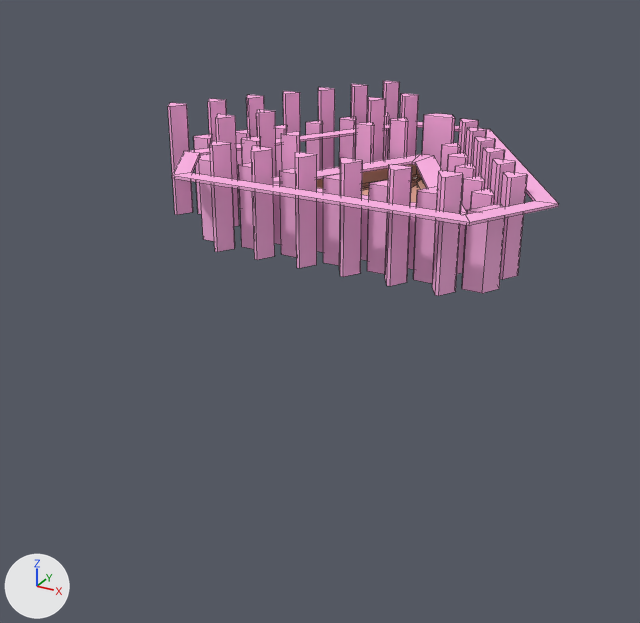
The Blender file assets/lvl/Qualia.blend: old version first, new version second.
The view is the same before and after, from a 50 mm lens placed at (134.0, -287.0, 105.0), pointed at (-27.0, 5.0, -41.0). Arrows for +X, +Y and +Z are at lower left; the lights stay in place. Mesh edges are drawn as thin lines.
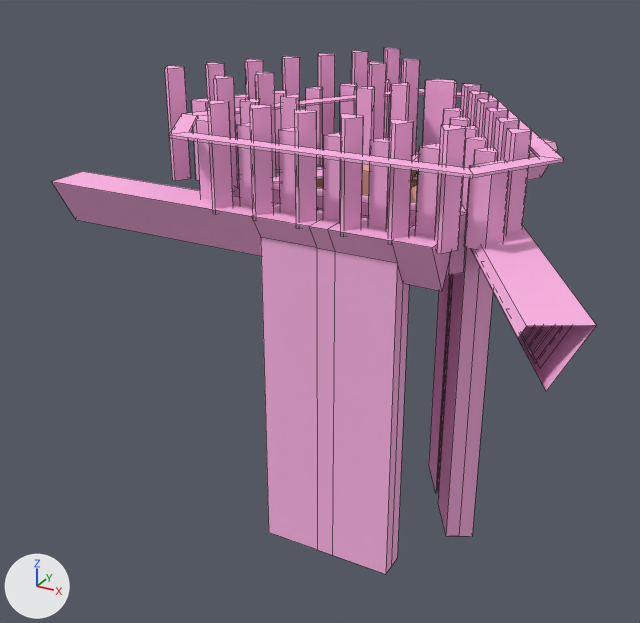
Where the newer file only moved an object's origin or applied its transform, the numbers keep the older frame.

Boxes (x1, y1, x2, y2) around the edits, measured in the pictures (640 x 623 px):
```json
{"object": "Cube.003_proxy.001", "change": "added", "after": [51, 171, 452, 574], "on screen": "pink"}
{"object": "Cube.003", "change": "moved", "before": [172, 141, 470, 296], "after": [169, 100, 473, 254]}
{"object": "Cube.001", "change": "moved", "before": [168, 81, 489, 226], "after": [165, 48, 492, 191]}
{"object": "Cube.003_proxy.000", "change": "added", "after": [429, 202, 597, 537], "on screen": "pink"}
{"object": "Cube.005", "change": "moved", "before": [441, 119, 559, 293], "after": [443, 84, 564, 250]}
{"object": "Cube", "change": "reshaped", "before": [273, 154, 467, 274], "after": [273, 154, 467, 276]}
{"object": "mountain.001_proxy.000", "change": "added", "after": [436, 275, 572, 495]}
{"object": "Cube.003_proxy.002", "change": "added", "after": [233, 138, 558, 197]}
```

The change, as JSON lines over the scene's bpy script:
```json
{"block": "me_cube", "where": "# used by ob_cube; location = (0.0, 10.4, 7.5)"}
{"op": "remove", "block": "me_cube", "code": "me_cube.from_pydata(...)  # 180 vertices, 160 faces; spans x -42.3..42.3, y -36.6..36.6, z -12.5..10.2"}
{"op": "add", "block": "me_cube", "code": "me_cube.from_pydata(...)  # 293 vertices, 207 faces; spans x -42.3..42.3, y -39.3..36.6, z -12.5..15.6"}
{"block": "me_cube", "change": "me_cube part 1"}
{"block": "me_cube", "change": "4 vertices are removed from x -39.1..39.1, y -36.6..36.6, z -10.2"}
{"block": "me_cube", "change": "21 faces are deleted"}
{"block": "me_cube", "change": "6 vertices in x -11.2..11.2, y -17.3..2.0, z 5.6 move by (0.0, 0.0, 10.0)"}
{"block": "me_cube", "change": "1 vertex moves within x 42.3, y -31.2, z -10.2"}
{"block": "me_cube", "change": "91 vertices are added at x -39.2..39.2, y -36.6..36.6, z -10.2..10.2"}
{"block": "me_cube", "change": "6 new vertices lie (0.0, 0.0, -6.8) away from vertices in x -42.3..42.3, y -36.6..36.6, z 10.2"}
{"block": "me_cube", "change": "6 new vertices lie (0.0, 0.0, 15.6) away from vertices in x -10.2..10.2, y -16.5..1.2, z -1.0"}
{"block": "me_cube", "change": "32 new faces join them, mat_accessible (beige #e2a492)"}
{"block": "me_cube", "change": "28 new faces join them, mat_inaccessible (pink #ffb6e7)"}
{"op": "add", "block": "me_cube_004", "code": ["me_cube_004 = bpy.data.meshes.new('Cube.004')", "me_cube_004.from_pydata(...)  # 46 vertices, 32 faces; spans x -11.0..9.0, y -57.0..101.0, z -67.0..67.0", "me_cube_004.materials.append(mat_inaccessible)  # pink #ffb6e7"]}
{"op": "add", "block": "me_cube_009", "code": ["me_cube_009 = bpy.data.meshes.new('Cube.009')", "me_cube_009.from_pydata(...)  # 296 vertices, 268 faces; spans x -93.3..50.4, y -24.4..39.7, z -110.7..22.2", "me_cube_009.materials.append(mat_inaccessible)  # pink #ffb6e7"]}
{"op": "add", "block": "me_cube_012", "code": ["me_cube_012 = bpy.data.meshes.new('Cube.012')", "me_cube_012.from_pydata(...)  # 46 vertices, 31 faces; spans x -11.0..9.0, y -57.0..101.0, z -67.0..67.0", "me_cube_012.materials.append(mat_inaccessible)  # pink #ffb6e7"]}
{"op": "set", "path": "ob_cube_003.location", "old": "(-8.8, -36.0, 20.3)", "new": "(-8.8, -36.0, 34.3)"}
{"op": "set", "path": "ob_cube_001.location", "old": "(-24.6, 24.0, 22.8)", "new": "(-24.6, 24.0, 36.8)"}
{"op": "set", "path": "ob_cube_005.location", "old": "(39.3, 10.4, 18.3)", "new": "(39.3, 10.4, 32.3)"}
{"op": "add", "block": "ob_cube_003_proxy_002", "code": ["ob_cube_003_proxy_002 = bpy.data.objects.new('Cube.003_proxy.002', me_cube_004)", "ob_cube_003_proxy_002.location = (-21.6, 31.5, -54.2)", "ob_cube_003_proxy_002.rotation_euler = (0.0, 0.0, -0.524)  # degrees (0, 0, -30)"]}
{"op": "add", "block": "ob_cube_003_proxy_000", "code": ["ob_cube_003_proxy_000 = bpy.data.objects.new('Cube.003_proxy.000', me_cube_004.copy())", "ob_cube_003_proxy_000.location = (38.0, 2.9, -54.2)", "ob_cube_003_proxy_000.rotation_euler = (0.0, 0.0, -2.618)  # degrees (0, 0, -150)"]}
{"op": "add", "block": "ob_mountain_001_proxy_000", "code": ["ob_mountain_001_proxy_000 = bpy.data.objects.new('mountain.001_proxy.000', me_cube_009)", "ob_mountain_001_proxy_000.location = (36.2, 5.9, -11.5)", "ob_mountain_001_proxy_000.rotation_euler = (0.0, 0.0, -3.84)  # degrees (0, 0, -220)"]}
{"op": "add", "block": "ob_cube_003_proxy_001", "code": ["ob_cube_003_proxy_001 = bpy.data.objects.new('Cube.003_proxy.001', me_cube_012)", "ob_cube_003_proxy_001.location = (-16.5, -34.4, -54.2)", "ob_cube_003_proxy_001.rotation_euler = (0.0, 0.0, -4.712)  # degrees (0, 0, -270)"]}
```
